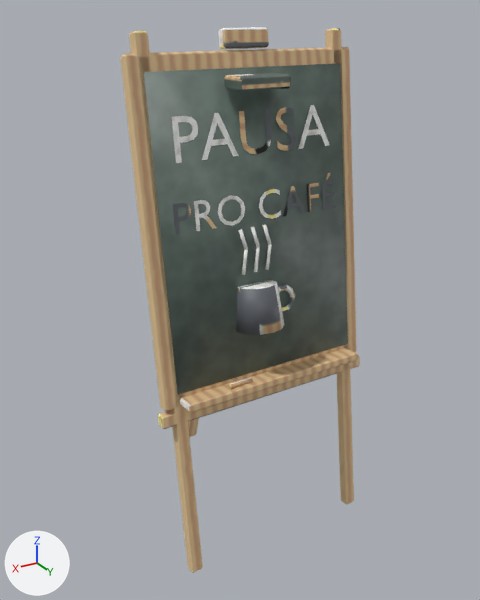
Renders of the FBX model unity/CheckoutSimulator/Assets/Resources/EventProps2/Cafe_CoffeeBoard.fbx from each side of a commit.
The view is the same before and after, from a 50 mm lens placed at (0.987, 1.412, 1.574), pointed at (-0.025, -0.275, 0.73). Arrows for +X, +Y and +Z are at lower left; the lights stay in place. The picture after the commit comes second. Where no turn or scale is listed for an object, it has been applied to the vertices.

Objects in the first picture: 'Cafe_CoffeeBoard'.
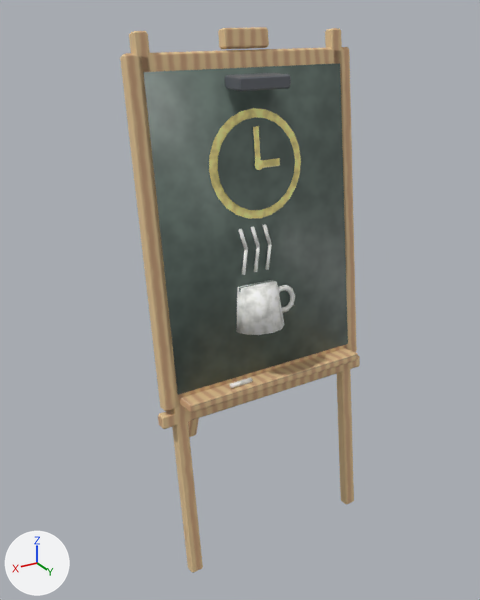
Where the change shows, as pixel boxes [x1, y1, x2, y2] in the pictures (480 x 600 px):
part 1 of me_cube_093, added: after [218, 117, 295, 210]
part 2 of me_cube_093, deleted: before [172, 105, 336, 235]
part 3 of me_cube_093, built on: before [202, 109, 305, 219]; after [209, 108, 301, 219]
part 4 of me_cube_093, surface changed: [133, 27, 340, 427] in both

Edits to the bpy script that builds the scene:
```text
Change me_cube_093:
    used by ob_cafe_coffeeboard; location = (0.0, 0.0, 0.0)
    remove me_cube_093.from_pydata(...)  # 568 vertices, 542 faces; spans x -0.36..0.36, y -0.64..0.02, z 0.0..1.54
    add me_cube_093.from_pydata(...)  # 398 vertices, 372 faces; spans x -0.36..0.36, y -0.64..0.02, z 0.0..1.54
    me_cube_093 part 1: a new loose piece of 24 vertices spanning x -0.13..0.13, y -0.16..-0.12, z 1.07..1.32, in mat_cafe_coffeeboard_mat (picture img_cafe_coffeeboard_basecolor_png)
    me_cube_093 part 2: 9 loose pieces with 164 vertices, spanning x -0.27..0.27, y -0.16..-0.12, z 1.04..1.34, are deleted
    me_cube_093 part 3
    67 vertices are removed from x -0.16..0.17, y -0.16..-0.12, z 1.04..1.34
    68 faces are deleted
    2 vertices move from x 0.1..0.11, y -0.16..-0.15, z 1.27..1.31 to x 0.11..0.14, y -0.16..-0.15, z 1.23..1.3
    37 vertices are added at x -0.15..0.15, y -0.16..-0.12, z 1.04..1.34
    32 new faces join them
    me_cube_093 part 4: 186 kept faces spanning x -0.36..0.36, y -0.64..0.01, z 0.0..1.54 get new texture (UV) coordinates
```
